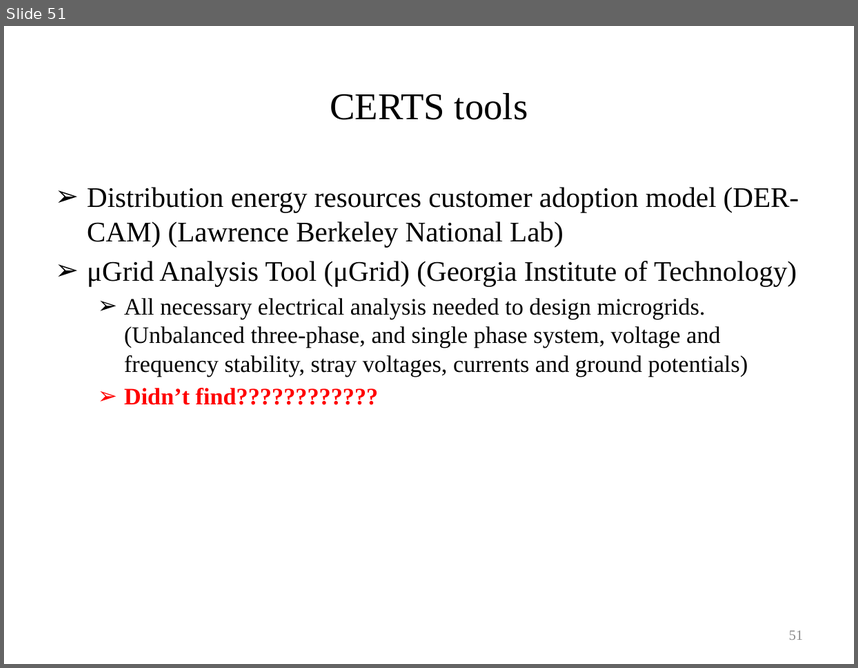
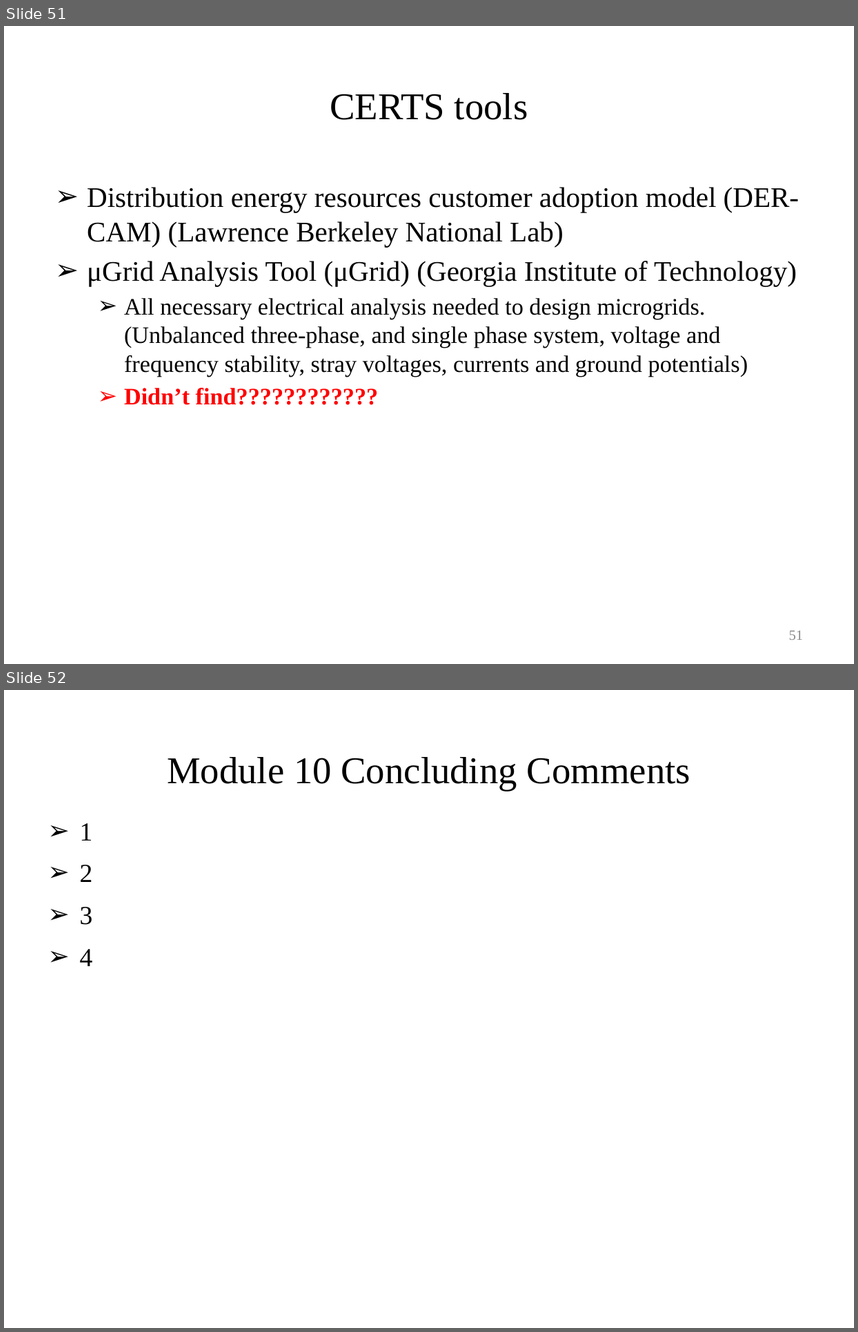
Before and after one commit to gridlab-d/course, a slide deck: University of Washington Class/Module 10 - Microgrids.pptx. Shown one above the other, each under a label of ours: slide 51 before the commit, slides 51 and 52 after it. The pictures are 858x668 and 858x1332 pixels, drawn with LibreOffice and Linux fonts; fonts in the diff are those of the drawing. Boxes give left, top, right and bottom in pixels: in the first picture for what was removed or moved away, otherwise in the second. Text is boxed around its words. In the diff, an @@ line names an element or a change of style, - is before the commit and + after.

```diff
--- a/University of Washington Class/Module 10 - Microgrids.pptx
+++ b/University of Washington Class/Module 10 - Microgrids.pptx
@@ slide 52 added at [4, 690, 854, 1328], background #FFFFFF @@
@@ title added at [167, 757, 691, 791], 32 pt, text #000000 @@
+Module 10 Concluding Comments
@@ text added at [80, 823, 93, 966], 22 pt, text #000000 @@
+➢ 1
+➢ 2
+➢ 3
+➢ 4
```
Also in this commit, not shown: 1 slide changed, 4 other files.
